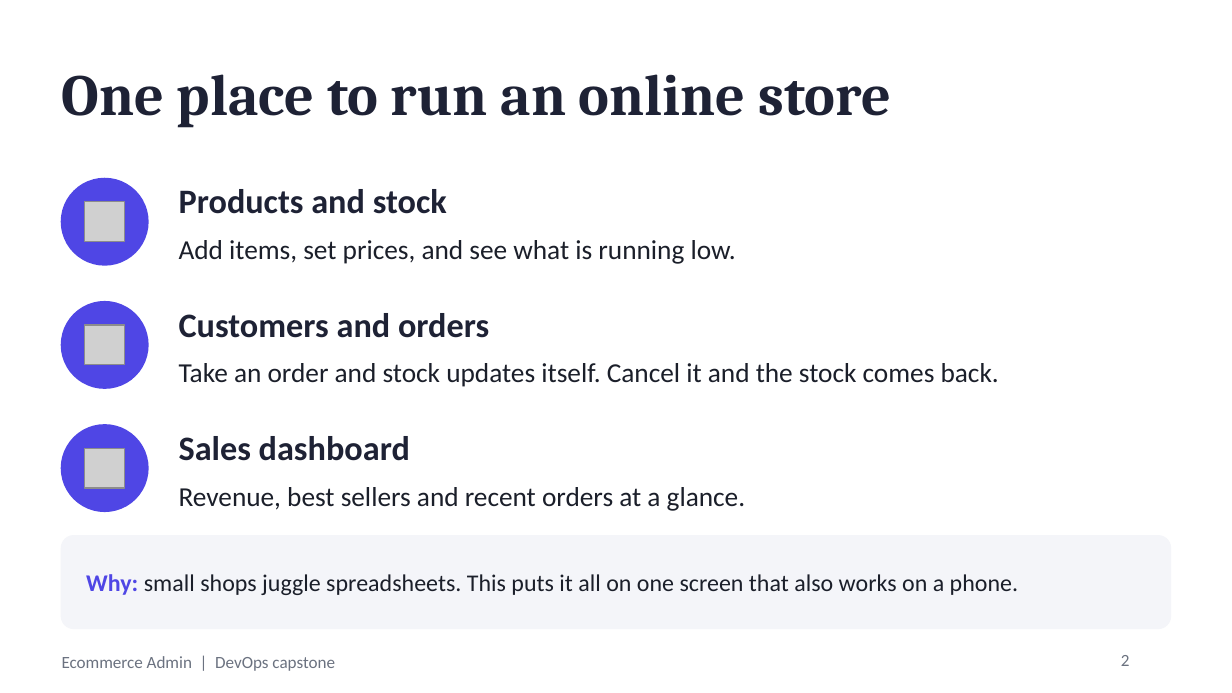
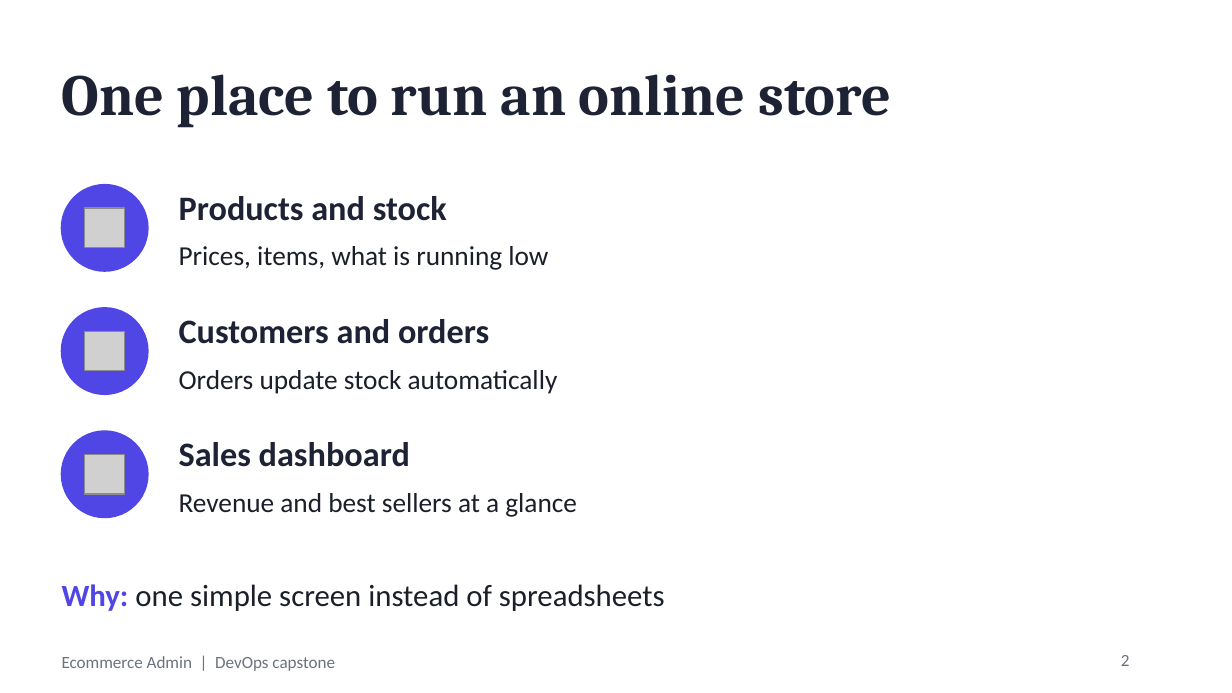
Before and after one commit to CRIMSONHydra/Devops-capstone, a slide deck: slide 2 of Ecommerce-Admin-DevOps-Capstone.pptx. Drawn at 1232x693 pixels with LibreOffice and Linux fonts; fonts in the diff are those of the drawing; grey boxes stand for pictures. Boxes give left, top, right and bottom in pixels: in the first picture for what was removed or moved away, otherwise in the second. Text is boxed around its words. In the diff, an @@ line names an element or a change of style, - is before the commit and + after.

```diff
--- a/Ecommerce-Admin-DevOps-Capstone.pptx
+++ b/Ecommerce-Admin-DevOps-Capstone.pptx
@@ text at box(179, 246, 548, 270): text changed @@
-Add items, set prices, and see what is running low.
+Prices, items, what is running low
@@ text at box(179, 370, 558, 394): text changed @@
-Take an order and stock updates itself. Cancel it and the stock comes back.
+Orders update stock automatically
@@ 3 pictures, 3 texts, 3 ellipses: place and size @@
-3 pictures, 3 texts, 3 ellipses at box(62, 179, 489, 511)
+3 pictures, 3 texts, 3 ellipses at box(62, 185, 489, 517)
@@ text at box(179, 493, 577, 517): text changed @@
-Revenue, best sellers and recent orders at a glance.
+Revenue and best sellers at a glance
@@ text "Why: one simple screen instead ...": place and size @@
-text "Why: one simple screen instead ..." at box(62, 536, 1170, 628)
+text "Why: one simple screen instead ..." at box(62, 584, 665, 611)
@@ text "Why: one simple screen instead ..." at box(62, 584, 665, 611): fill #F4F5F9 to none; outline #F4F5F9 1 pt to none @@
@@ text at box(62, 584, 665, 611): text added @@
+Why: one simple screen instead of spreadsheets
@@ text removed at box(86, 574, 1018, 595) @@
-Why: small shops juggle spreadsheets. This puts it all on one screen that also works on a phone.
```
Also in this commit, not shown: 11 other slides changed, 2 slides added, 3 other files.
